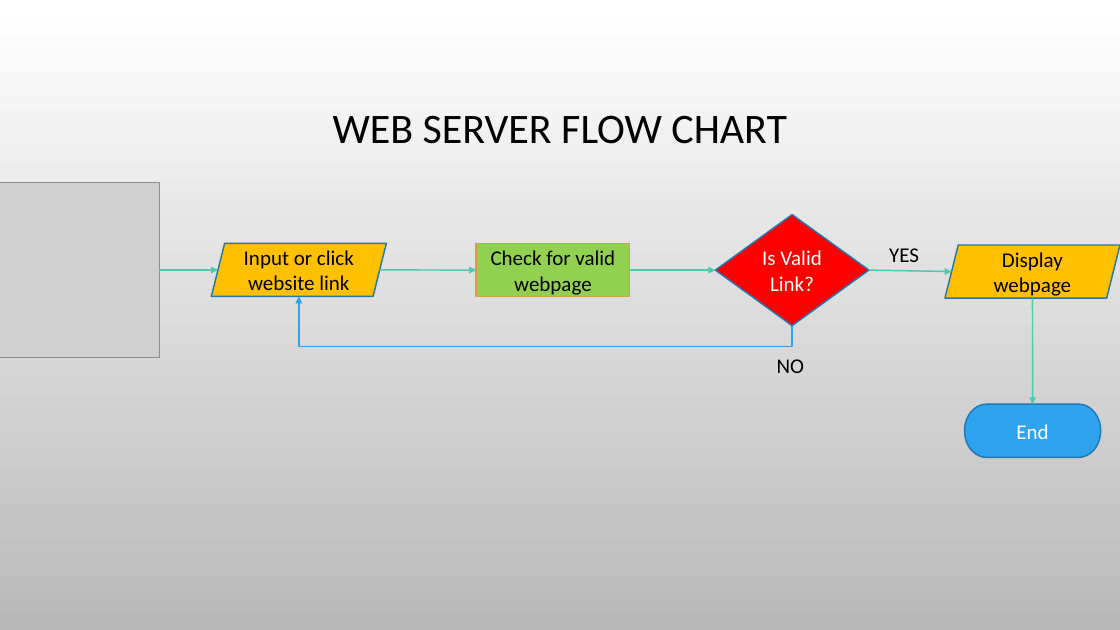
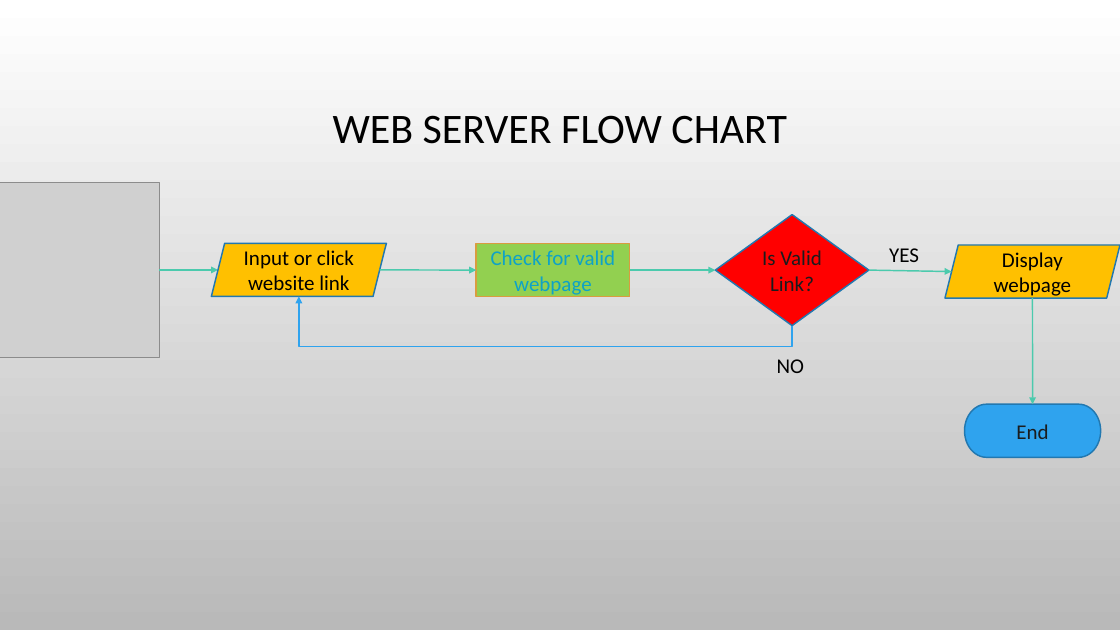
Before and after one commit to hyunatic/cz1003, a slide deck: slide 7 of CX1003 Project.pptx. Drawn at 1120x630 pixels with LibreOffice and Linux fonts; fonts in the diff are those of the drawing; grey boxes stand for pictures; background and template pictures are left out. Boxes give left, top, right and bottom in pixels: in the first picture for what was removed or moved away, otherwise in the second. Text is boxed around its words. In the diff, an @@ line names an element or a change of style, - is before the commit and + after.

```diff
--- a/CX1003 Project.pptx
+++ b/CX1003 Project.pptx
@@ diamond "Is Valid Link?" at <box>716,214,870,325</box>: text colour #FFFFFF to #1A1C1E @@
@@ rectangle "Check for valid webpage" at <box>476,244,630,297</box>: text colour #000000 to #0EA2C7 @@
@@ pill shape "End" at <box>965,404,1101,457</box>: text colour #FFFFFF to #1A1C1E @@
```
Also in this commit, not shown: 6 other slides changed, 1 other file.
